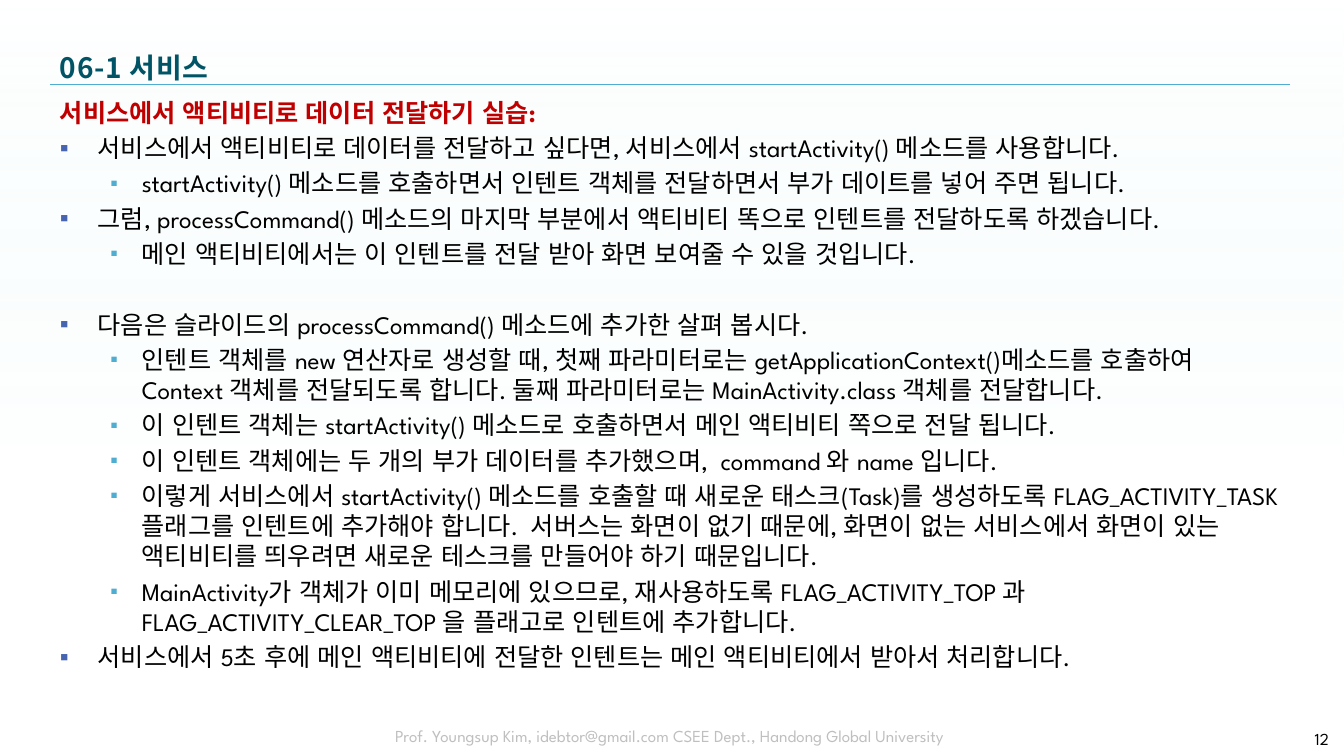
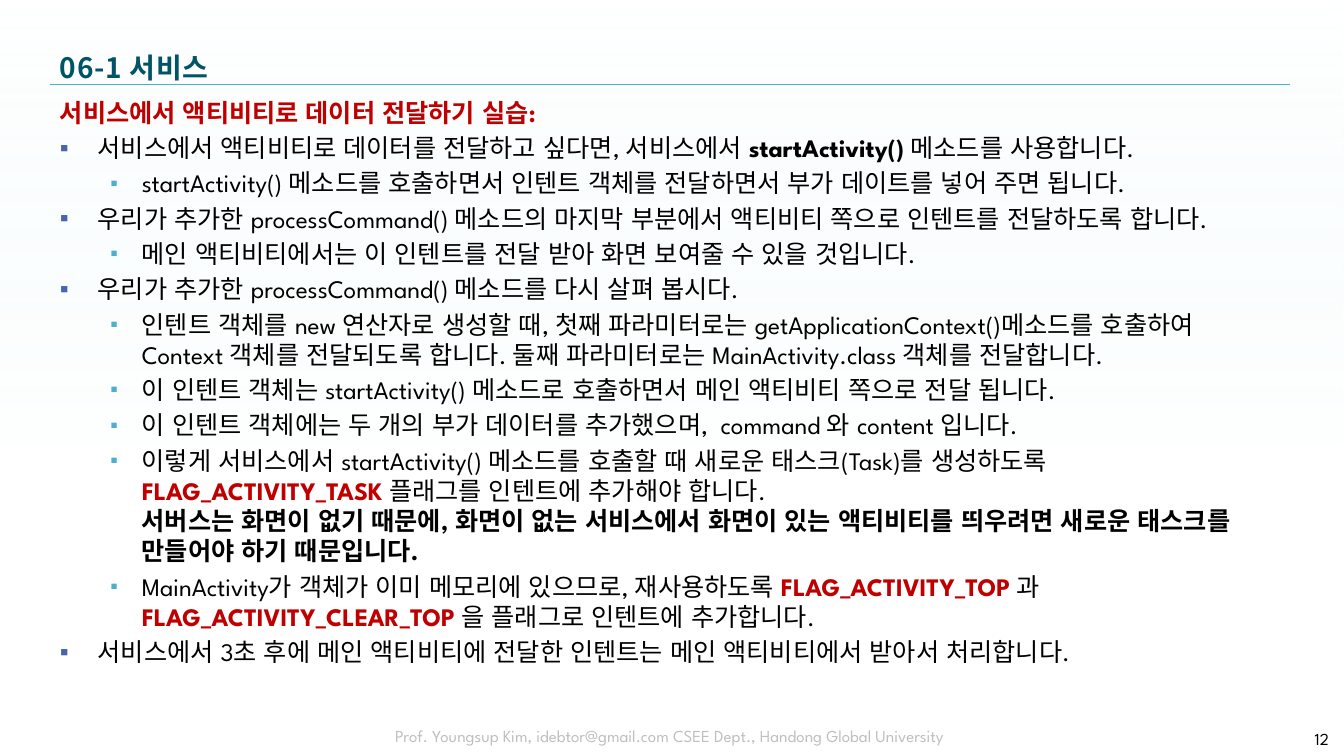
Before and after one commit to tae7841/HuStarAS, a slide deck: slide 12 of ppts/06Service.pptx. Drawn at 1344x756 pixels with LibreOffice and Linux fonts; fonts in the diff are those of the drawing; background and template pictures are left out. Boxes give left, top, right and bottom in pixels: in the first picture for what was removed or moved away, otherwise in the second. Text is boxed around its words. In the diff, an @@ line names an element or a change of style, - is before the commit and + after.

```diff
--- a/ppts/06Service.pptx
+++ b/ppts/06Service.pptx
@@ text at (98,136,1134,163): bold on in "startActivity()" @@
@@ text at (98,207,1207,234): text changed @@
-▪ 그럼, processCommand() 메소드의 마지막 부분에서 액티비티 똑으로 인텐트를 전달하도록 하겠습니다.
+▪ 우리가 추가한 processCommand() 메소드의 마지막 부분에서 액티비티 쪽으로 인텐트를 전달하도록 합니다.
@@ text at (98,277,738,304): text changed @@
-▪ 다음은 슬라이드의 processCommand() 메소드에 추가한 살펴 봅시다.
+▪ 우리가 추가한 processCommand() 메소드를 다시 살펴 봅시다.
@@ text at (98,413,1230,663): text changed @@
-  ▪ 이 인텐트 객체에는 두 개의 부가 데이터를 추가했으며, command 와 name 입니다.
-  ▪ 이렇게 서비스에서 startActivity() 메소드를 호출할 때 새로운 태스크(Task)를 생성하도록 FLAG_ACTIVITY_TASK 플래그를 인텐트에 추가해야 합니다. 서버스는 화면이 없기 때문에, 화면이 없는 서비스에서 화면이 있는 액티비티를 띄우려면 새로운 테스크를 만들어야 하기 때문입니다.
-  ▪ MainActivity가 객체가 이미 메모리에 있으므로, 재사용하도록 FLAG_ACTIVITY_TOP 과 FLAG_ACTIVITY_CLEAR_TOP 을 플래고로 인텐트에 추가합니다.
-▪ 서비스에서 5초 후에 메인 액티비티에 전달한 인텐트는 메인 액티비티에서 받아서 처리합니다.
+  ▪ 이 인텐트 객체에는 두 개의 부가 데이터를 추가했으며, command 와 content 입니다.
+  ▪ 이렇게 서비스에서 startActivity() 메소드를 호출할 때 새로운 태스크(Task)를 생성하도록 FLAG_ACTIVITY_TASK 플래그를 인텐트에 추가해야 합니다.
+    서버스는 화면이 없기 때문에, 화면이 없는 서비스에서 화면이 있는 액티비티를 띄우려면 새로운 태스크를 만들어야 하기 때문입니다.
+  ▪ MainActivity가 객체가 이미 메모리에 있으므로, 재사용하도록 FLAG_ACTIVITY_TOP 과 FLAG_ACTIVITY_CLEAR_TOP 을 플래그로 인텐트에 추가합니다.
+▪ 서비스에서 3초 후에 메인 액티비티에 전달한 인텐트는 메인 액티비티에서 받아서 처리합니다.
```
Also in this commit, not shown: 17 other slides changed, 2 slides removed, 1 other file.
